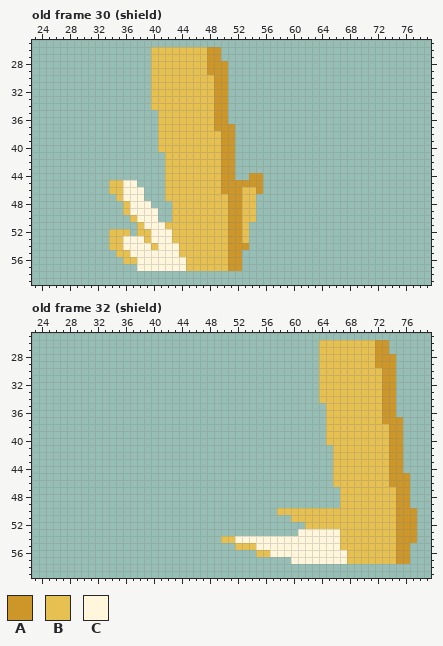
Two states of a pixel-art file, Assets/Player/persatacks.aseprite. That is the earlier state.
80x80 pixels, 49 frames. Shown: old frame 30 (shield): x 23..79, y 25..59; old frame 32 (shield): x 23..79, y 25..59. The commit also changed other frames, which this record leaves out.
Visible layers, top first: "Layer 1", "Layer 2".
Palette (. is transparent): A #cc9629  B #e6c050  C #fff6db
Pixels before, old frame 30 (shield), first column x 34:
26 ......BBBBBBBBAA......
27 ......BBBBBBBBAA......
28 ......BBBBBBBBAAA.....
29 ......BBBBBBBBAAA.....
30 ......BBBBBBBBBAA.....
31 ......BBBBBBBBBAA.....
32 ......BBBBBBBBBAA.....
33 ......BBBBBBBBBAA.....
34 ......BBBBBBBBBAA.....
35 .......BBBBBBBBAA.....
36 .......BBBBBBBBAA.....
37 .......BBBBBBBBAAA....
38 .......BBBBBBBBBAA....
39 .......BBBBBBBBBAA....
40 .......BBBBBBBBBAA....
41 ........BBBBBBBBAA....
42 ........BBBBBBBBAA....
43 ........BBBBBBBBAA....
44 ........BBBBBBBBAA..AA
45 BBCC....BBBBBBBBAAAAAA
46 BBCCC...BBBBBBBBAAABBA
47 .BCCC...BBBBBBBBBAABB.
48 ..BCCC...BBBBBBBBAABB.
49 ..BCCCC..BBBBBBBBAABB.
50 ...BCCC..BBBBBBBBAABB.
51 ....BCCCBBBBBBBBBAAB..
52 BBB.BBCCCBBBBBBBBAAB..
53 BBCCCBCCCBBBBBBBBAAB..
54 BBCCCCBCCCBBBBBBBAAA..
55 .BBCCCCCCCBBBBBBBAA...
56 ..BBCCCCCCCBBBBBBAA...
57 ....CCCCCCCBBBBBBAA...
Pixels before, old frame 32 (shield), first column x 50:
26 ..............BBBBBBBBAA....
27 ..............BBBBBBBBAA....
28 ..............BBBBBBBBAAA...
29 ..............BBBBBBBBAAA...
30 ..............BBBBBBBBBAA...
31 ..............BBBBBBBBBAA...
32 ..............BBBBBBBBBAA...
33 ..............BBBBBBBBBAA...
34 ..............BBBBBBBBBAA...
35 ...............BBBBBBBBAA...
36 ...............BBBBBBBBAA...
37 ...............BBBBBBBBAAA..
38 ...............BBBBBBBBBAA..
39 ...............BBBBBBBBBAA..
40 ...............BBBBBBBBBAA..
41 ................BBBBBBBBAA..
42 ................BBBBBBBBAA..
43 ................BBBBBBBBAA..
44 ................BBBBBBBBAA..
45 ................BBBBBBBBAAA.
46 ................BBBBBBBBAAA.
47 .................BBBBBBBBAA.
48 .................BBBBBBBBAA.
49 .................BBBBBBBBAA.
50 ........BBBBBBBBBBBBBBBBBAAA
51 ..........BBBBBBBBBBBBBBBAAA
52 ............BBBBBBBBBBBBBAAA
53 ...........CCCCCCBBBBBBBBAAA
54 BBCCCCCCCCCCCCCCCBBBBBBBBAAA
55 ..BBBCCCCCCCCCCCCBBBBBBBBAA.
56 .....BBCCCCCCCCCCCBBBBBBBAA.
57 ..........CCCCCCCCBBBBBBBAA.
New version:
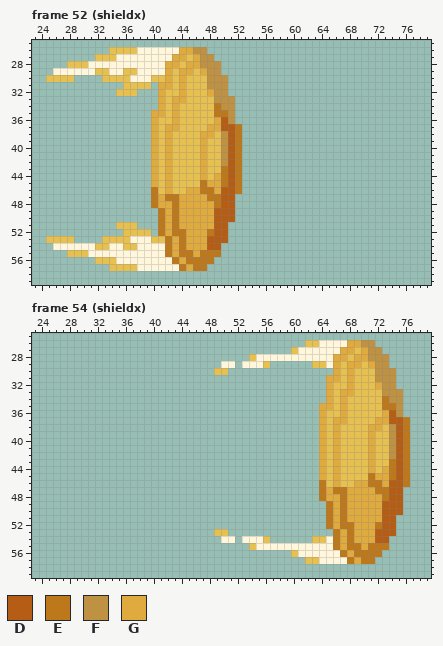
Colours new in this view: D #b55c15  E #be781c  F #bf9243  G #dfaa3e
A new or re-ordered frame is compared with the old frame closest to it.
The exact change:
frames 49 -> 63
layer "Layer 3" added
Changed rows in their new state; - is an unchanged pixel.
Frame 52 (shieldx) is new; against old frame 30 (shield), layers "Layer 3", "Layer 1":
first column x 25:
26 ---------BBBBCCCCCCGGFF..------
27 -------BBBCCCCCCCCGG-GFF.------
28 ---BBBCCCCCCCCCCCGG-GGFFF.-----
29 -CCCCCCBBCCBBCCCCG-GG-GFF.-----
30 BBBB----BBBBCCC--G-G---FFF-----
31 -----------BBBB.GG-G---FFF-----
32 ----------BBB--.G--G---GFF-----
33 ---------------.G-GG----FFF----
34 ---------------.G-G-----EFF----
35 ---------------GG-G-----EEF----
36 ---------------G--G-----GDF----
37 ---------------G-GG----GGDDE---
38 ---------------G-G----GG-FDE---
39 ---------------G-G----G--FDE---
40 ---------------G-G----G--FDE---
41 ---------------GBG----G--FDE---
42 ---------------GBG----G--FDE---
43 ---------------GBG----G--EDE---
44 ---------------GBG----G-GEDE-..
45 ---------....--GBG----EGGEDE...
46 ---------.....-EBG--GGEEGDDE...
47 ----------....-EGEEGGGGEEDD...-
48 -----------....EGGEGGGGGEDD...-
49 -----------.....EGEGGGGGDDD...-
50 ------------....EGEGGGGGDDD...-
51 ----------BBB...EGEGGGGGDD...--
52 ---------..-B--.EGEEGGGEDD...--
53 BBBB----B--B--CBBEGEGGGDDD...--
54 -CCCCCCBBCCBB--C-EGEGGGDD....--
55 ---BBBCCCCCC-----EGEEGEEE...---
56 -------BBBCCC-----EGEEEE....---
57 ---------BBBB------EGEE.....---
Frame 54 (shieldx) is new; against old frame 32 (shield), layers "Layer 3", "Layer 1":
first column x 49:
26 -------------BBCCCCGGFF..----
27 -----------BCCCCCCGG-GFF.----
28 -----BCCCCCCCCCCCGG-GGFFF.---
29 -CC-CCCB------B-CG-GG-GFF.---
30 BB-------------..G-G---FFF---
31 ---------------.GG-G---FFF---
32 ---------------.G--G---GFF---
33 ---------------.G-GG----FFF--
34 ---------------.G-G-----EFF--
35 ---------------GG-G-----EEF--
36 ---------------G--G-----GDF--
37 ---------------G-GG----GGDDE-
38 ---------------G-G----GG-FDE-
39 ---------------G-G----G--FDE-
40 ---------------G-G----G--FDE-
41 ---------------GBG----G--FDE-
42 ---------------GBG----G--FDE-
43 ---------------GBG----G--EDE-
44 ---------------GBG----G-GEDE-
45 ---------------GBG----EGGEDE-
46 ---------------EBG--GGEEGDDE-
47 ---------------EGEEGGGGEEDD.-
48 ---------------EGGEGGGGGEDD.-
49 ----------------EGEGGGGGDDD.-
50 ---------.......EGEGGGGGDDD..
51 -----------.....EGEGGGGGDD...
52 -------------...EGEEGGGEDD...
53 BB----------.....EGEGGGDDD...
54 -CC.---B......BB-EGEGGGDD....
55 ---..------------EGEEGEEE...-
56 ------.....B------EGEEEE....-
57 -----------..BB----EGEE.....-
